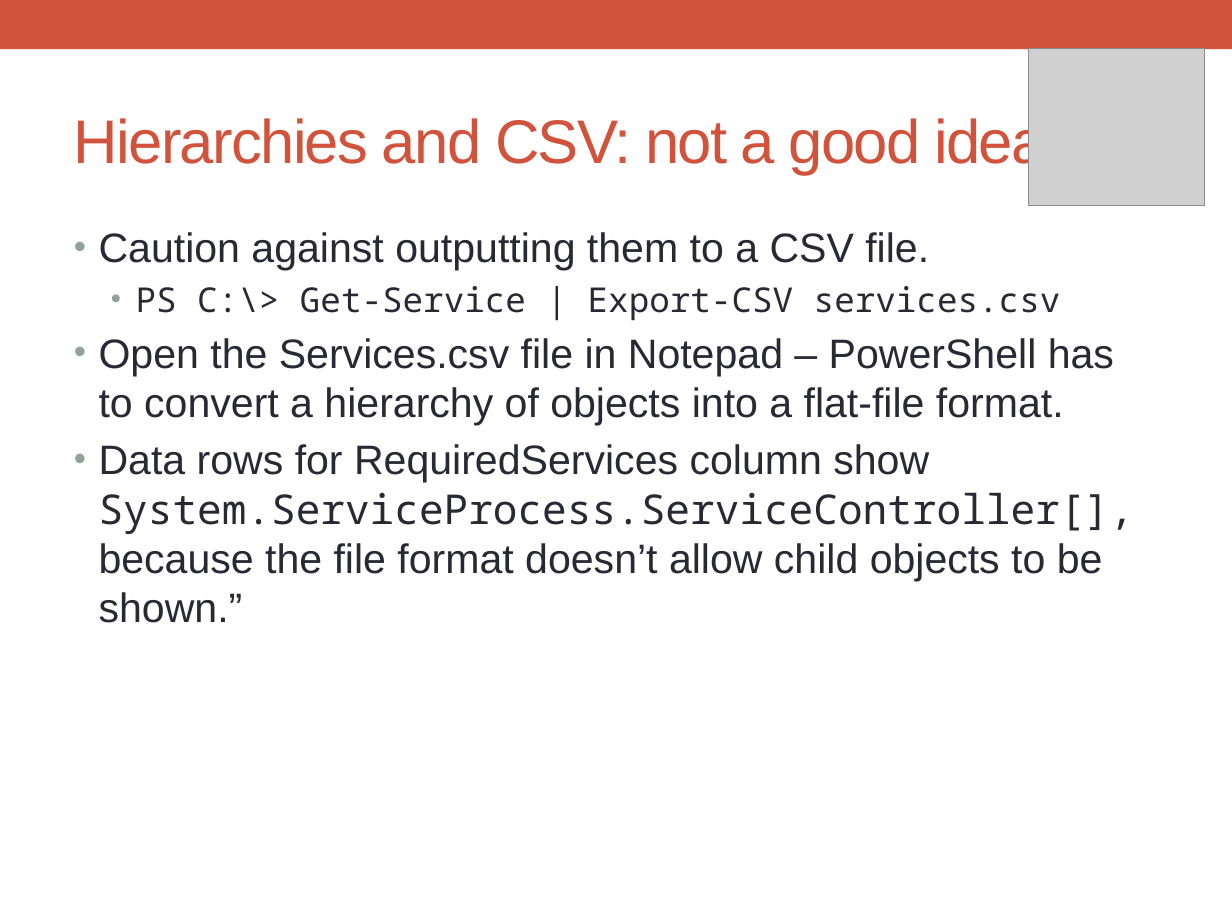
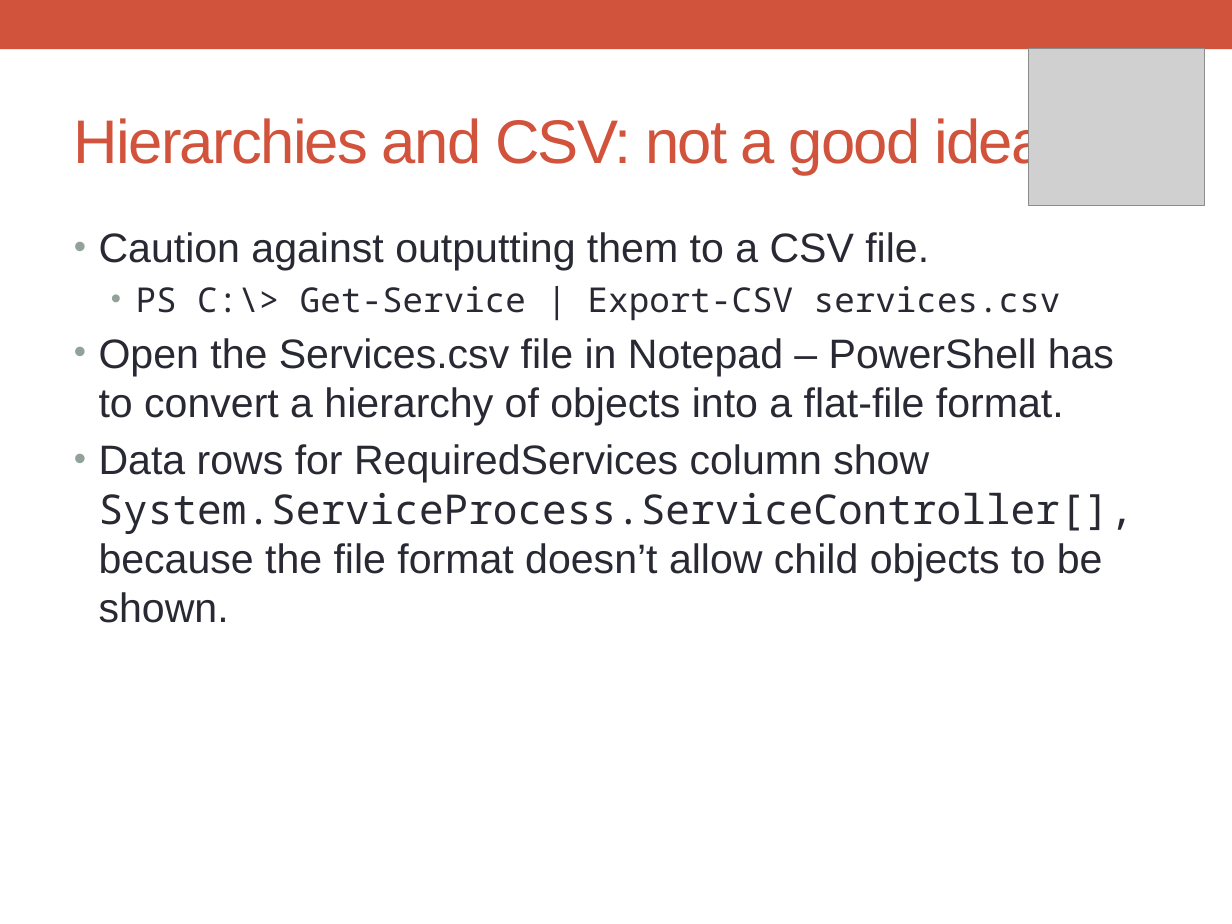
Before and after one commit to boomalator/55309-Powershell, a slide deck: slide 3 of Powerpoint/Module06-ComplexObjects.pptx. Drawn at 1232x924 pixels with LibreOffice and Linux fonts; fonts in the diff are those of the drawing; grey boxes stand for pictures. Boxes give left, top, right and bottom in pixels: in the first picture for what was removed or moved away, otherwise in the second. Text is boxed around its words. In the diff, an @@ line names an element or a change of style, - is before the commit and + after.

```diff
--- a/Powerpoint/Module06-ComplexObjects.pptx
+++ b/Powerpoint/Module06-ComplexObjects.pptx
@@ text at [99,444,1134,623]: text changed @@
-• Data rows for RequiredServices column show System.ServiceProcess.ServiceController[], because the file format doesn’t allow child objects to be shown.”
+• Data rows for RequiredServices column show System.ServiceProcess.ServiceController[], because the file format doesn’t allow child objects to be shown.
```
Also in this commit, not shown: 1 other slide changed, 5 other files.
